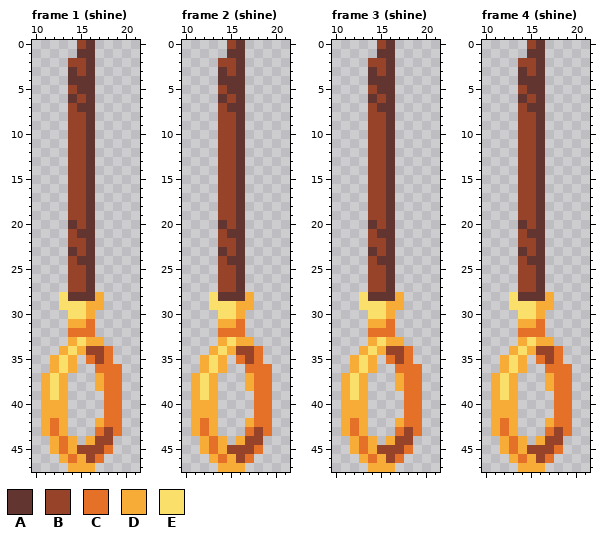
Pixel-art file, stored at Sprites/Environment/Props/Props_HookPoint.aseprite. Above is the file before it was changed.
32x48 pixels, 10 frames. Shown: frame 1 (shine): x 10..21, y 0..47; frame 2 (shine): x 10..21, y 0..47; frame 3 (shine): x 10..21, y 0..47; frame 4 (shine): x 10..21, y 0..47. The commit also changed other frames, which this record leaves out.
Visible layers, top first: "Layer 4", "Layer 1".
Palette (. is transparent): A #623530  B #97432a  C #e57028  D #f7ac37  E #fbdf6b
Pixels before, frame 1 (shine), first column x 11:
 0 ....BA...
 1 ....AA...
 2 ...BBA...
 3 ...ABA...
 4 ...AAA...
 5 ...BAA...
 6 ...ABA...
 7 ...BAA...
 8 ...BBA...
 9 ...BBA...
10 ...BBA...
11 ...BBA...
12 ...BBA...
13 ...BBA...
14 ...BBA...
15 ...BBA...
16 ...BBA...
17 ...BBA...
18 ...BBA...
19 ...BBA...
20 ...ABA...
21 ...BAA...
22 ...BBA...
23 ...ABA...
24 ...BAA...
25 ...BBA...
26 ...BBA...
27 ...BBA...
28 ..EAAAD..
29 ..EEEDD..
30 ...EED...
31 ...DDC...
32 ...CCC...
33 ...DEDD..
34 ..DEDBBC.
35 .DED.CBC.
36 .DED..CCC
37 DED...DCC
38 DED...DCC
39 DED....CC
40 DDD....CC
41 DDD....CC
42 DCD...DCC
43 DCD...CBC
44 .DCD.DBB.
45 .DCDBBBC.
46 ..DCDBC..
47 ...DDD...
Pixels before, frame 2 (shine), first column x 11:
 0 ....BA...
 1 ....AA...
 2 ...BBA...
 3 ...ABA...
 4 ...AAA...
 5 ...BAA...
 6 ...ABA...
 7 ...BAA...
 8 ...BBA...
 9 ...BBA...
10 ...BBA...
11 ...BBA...
12 ...BBA...
13 ...BBA...
14 ...BBA...
15 ...BBA...
16 ...BBA...
17 ...BBA...
18 ...BBA...
19 ...BBA...
20 ...ABA...
21 ...BAA...
22 ...BBA...
23 ...ABA...
24 ...BAA...
25 ...BBA...
26 ...BBA...
27 ...BBA...
28 ..EAAAD..
29 ..EEEDD..
30 ...EED...
31 ...DDC...
32 ...CCC...
33 ...DEDD..
34 ..DEDBBC.
35 .DED.CBC.
36 .DED..CCC
37 DED...DCC
38 DED...DCC
39 DED....CC
40 DDD....CC
41 DDD....CC
42 DCD...DCC
43 DCD...CBC
44 .DCD.DBB.
45 .DCDBBBC.
46 ..DCDBC..
47 ...DDD...
Pixels before, frame 3 (shine), first column x 11:
 0 ....BA...
 1 ....AA...
 2 ...BBA...
 3 ...ABA...
 4 ...AAA...
 5 ...BAA...
 6 ...ABA...
 7 ...BAA...
 8 ...BBA...
 9 ...BBA...
10 ...BBA...
11 ...BBA...
12 ...BBA...
13 ...BBA...
14 ...BBA...
15 ...BBA...
16 ...BBA...
17 ...BBA...
18 ...BBA...
19 ...BBA...
20 ...ABA...
21 ...BAA...
22 ...BBA...
23 ...ABA...
24 ...BAA...
25 ...BBA...
26 ...BBA...
27 ...BBA...
28 ..EAAAD..
29 ..EEEDD..
30 ...EED...
31 ...DDC...
32 ...CCC...
33 ...DEDD..
34 ..DEDBBC.
35 .DED.CBC.
36 .DED..CCC
37 DED...DCC
38 DED...DCC
39 DED....CC
40 DDD....CC
41 DDD....CC
42 DCD...DCC
43 DCD...CBC
44 .DCD.DBB.
45 .DCDBBBC.
46 ..DCDBC..
47 ...DDD...
Pixels before, frame 4 (shine), first column x 11:
 0 ....BA...
 1 ....AA...
 2 ...BBA...
 3 ...ABA...
 4 ...AAA...
 5 ...BAA...
 6 ...ABA...
 7 ...BAA...
 8 ...BBA...
 9 ...BBA...
10 ...BBA...
11 ...BBA...
12 ...BBA...
13 ...BBA...
14 ...BBA...
15 ...BBA...
16 ...BBA...
17 ...BBA...
18 ...BBA...
19 ...BBA...
20 ...ABA...
21 ...BAA...
22 ...BBA...
23 ...ABA...
24 ...BAA...
25 ...BBA...
26 ...BBA...
27 ...BBA...
28 ..EAAAD..
29 ..EEEDD..
30 ...EED...
31 ...DDC...
32 ...CCC...
33 ...DEDD..
34 ..DEDBBC.
35 .DED.CBC.
36 .DED..CCC
37 DED...DCC
38 DED...DCC
39 DED....CC
40 DDD....CC
41 DDD....CC
42 DCD...DCC
43 DCD...CBC
44 .DCD.DBB.
45 .DCDBBBC.
46 ..DCDBC..
47 ...DDD...
After:
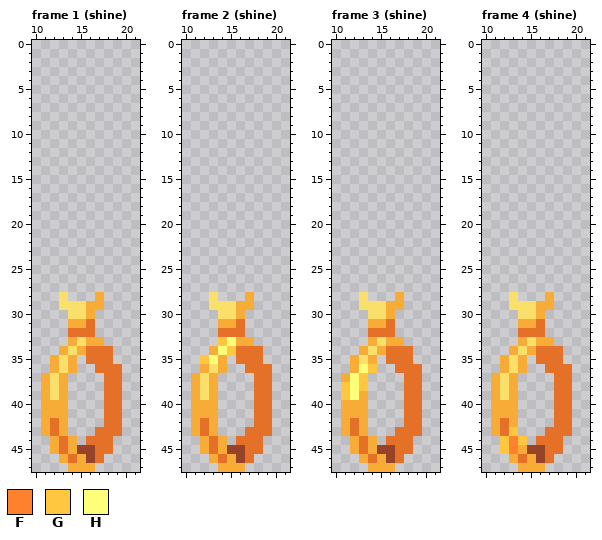
Colours new in this view: F #ff812e  G #ffc63f  H #ffff7a
Difference:
layer "Layer 4" now hidden
layer "dodge" now shown
Changed rows in their new state; - is an unchanged pixel.
Frame 1 (shine):
first column x 14:
 0 -..
 1 -..
 2 ...
 3 ...
 4 ...
 5 ...
 6 ...
 7 ...
 8 ...
 9 ...
10 ...
11 ...
12 ...
13 ...
14 ...
15 ...
16 ...
17 ...
18 ...
19 ...
20 ...
21 ...
22 ...
23 ...
24 ...
25 ...
26 ...
27 ...
28 ...
first column x 16:
34 CC
35 -C
37 -.
38 -.
first column x 16:
42 -.-
43 --C
44 CCC
45 -C-
Frame 2 (shine):
first column x 14:
 0 -..
 1 -..
 2 ...
 3 ...
 4 ...
 5 ...
 6 ...
 7 ...
 8 ...
 9 ...
10 ...
11 ...
12 ...
13 ...
14 ...
15 ...
16 ...
17 ...
18 ...
19 ...
20 ...
21 ...
22 ...
23 ...
24 ...
25 ...
26 ...
27 ...
28 ...
first column x 12:
33 --GH--
34 --HGCC
35 GH---C
37 -----.
38 -----.
first column x 16:
42 -.-
43 --C
44 CCC
45 -C-
Frame 3 (shine):
first column x 14:
 0 -..
 1 -..
 2 ...
 3 ...
 4 ...
 5 ...
 6 ...
 7 ...
 8 ...
 9 ...
10 ...
11 ...
12 ...
13 ...
14 ...
15 ...
16 ...
17 ...
18 ...
19 ...
20 ...
21 ...
22 ...
23 ...
24 ...
25 ...
26 ...
27 ...
28 ...
first column x 11:
34 -----CC-
35 ------C-
36 --HG----
37 -HG---.-
38 GHG---.-
39 GH------
42 ------.-
43 -------C
44 -----CCC
45 ------C-
Frame 4 (shine):
first column x 14:
 0 -..
 1 -..
 2 ...
 3 ...
 4 ...
 5 ...
 6 ...
 7 ...
 8 ...
 9 ...
10 ...
11 ...
12 ...
13 ...
14 ...
15 ...
16 ...
17 ...
18 ...
19 ...
20 ...
21 ...
22 ...
23 ...
24 ...
25 ...
26 ...
27 ...
28 ...
first column x 16:
34 CC
35 -C
37 -.
38 -.
first column x 12:
42 -----.-
43 -G----C
44 GFG-CCC
45 GF---C-
